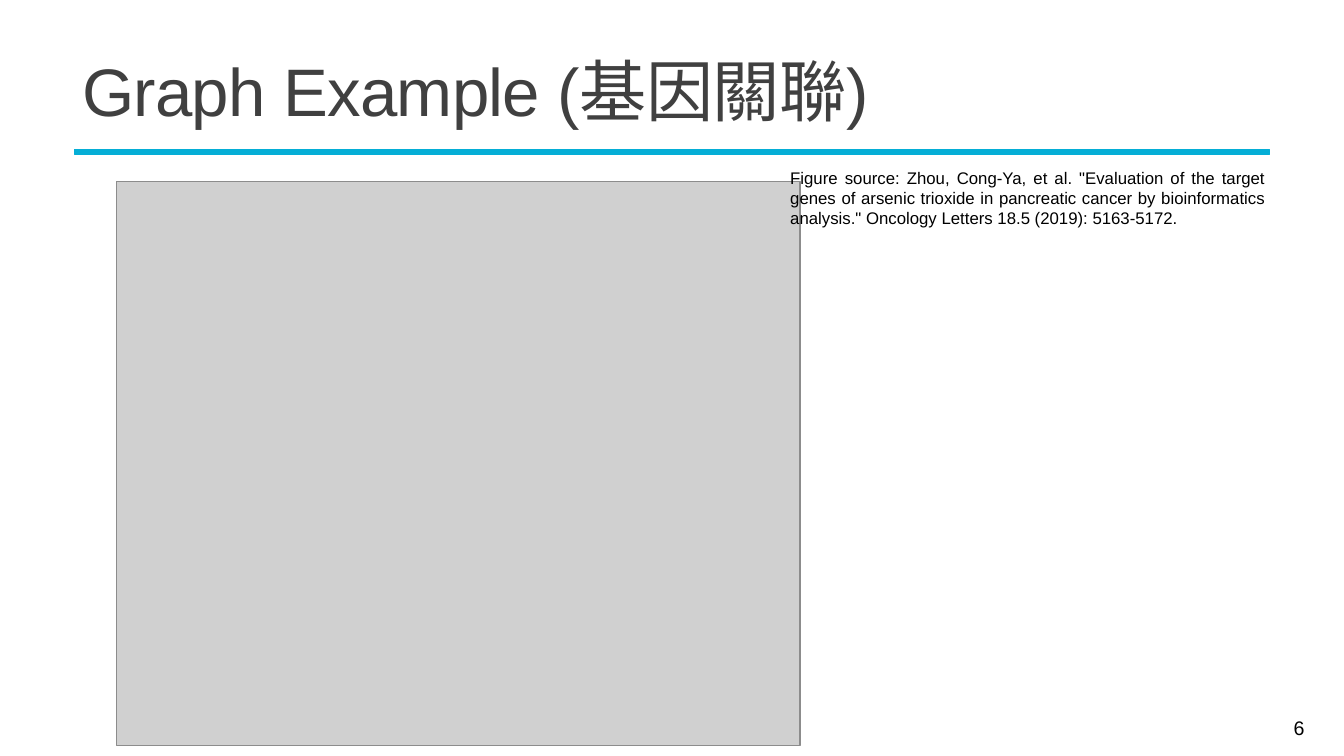
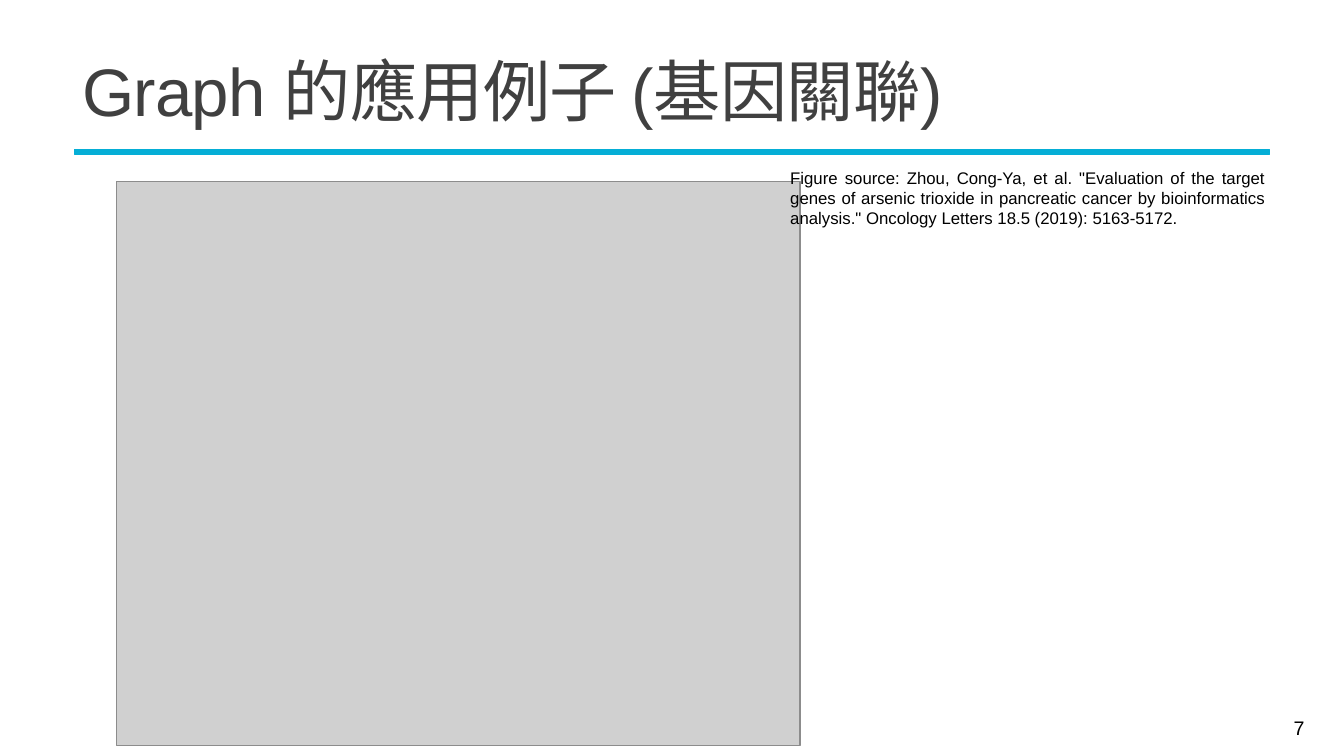
Before and after one commit to mcps5601/CGUDL_2025_fall, a slide deck: slide 7 of slides/w14_gnn_1203.pptx (slide 6 before the commit). Drawn at 1344x756 pixels with LibreOffice and Linux fonts; fonts in the diff are those of the drawing; grey boxes stand for pictures; background and template pictures are left out. Boxes give left, top, right and bottom in pixels: in the first picture for what was removed or moved away, otherwise in the second. Text is boxed around its words. In the diff, an @@ line names an element or a change of style, - is before the commit and + after.

```diff
--- a/slides/w14_gnn_1203.pptx
+++ b/slides/w14_gnn_1203.pptx
@@ title at box(82, 58, 942, 129): text changed @@
-Graph Example (基因關聯)
+Graph 的應用例子 (基因關聯)
@@ page number at box(1294, 721, 1305, 735): text changed @@
-6
+7
```
Also in this commit, not shown: 14 other slides changed, 4 slides added, 2 other files.
